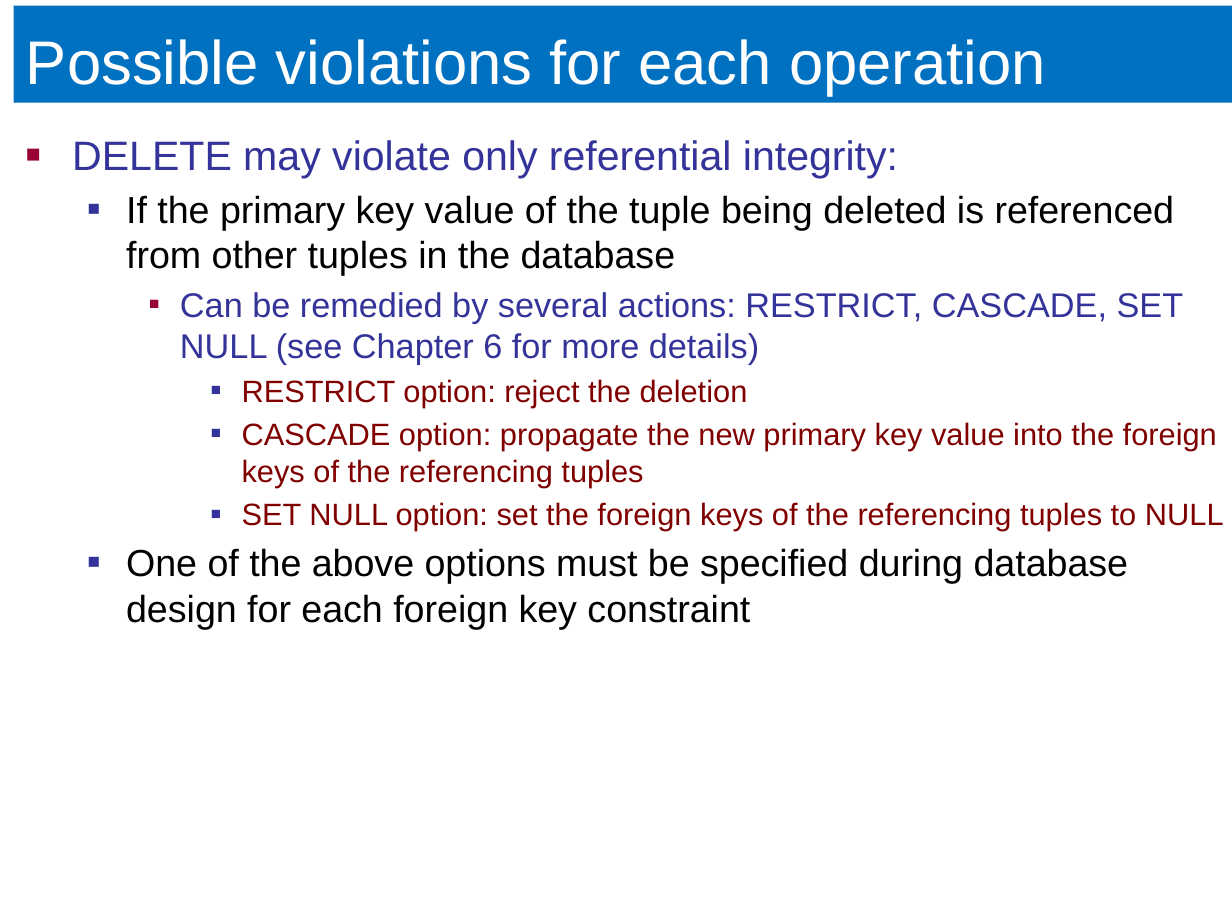
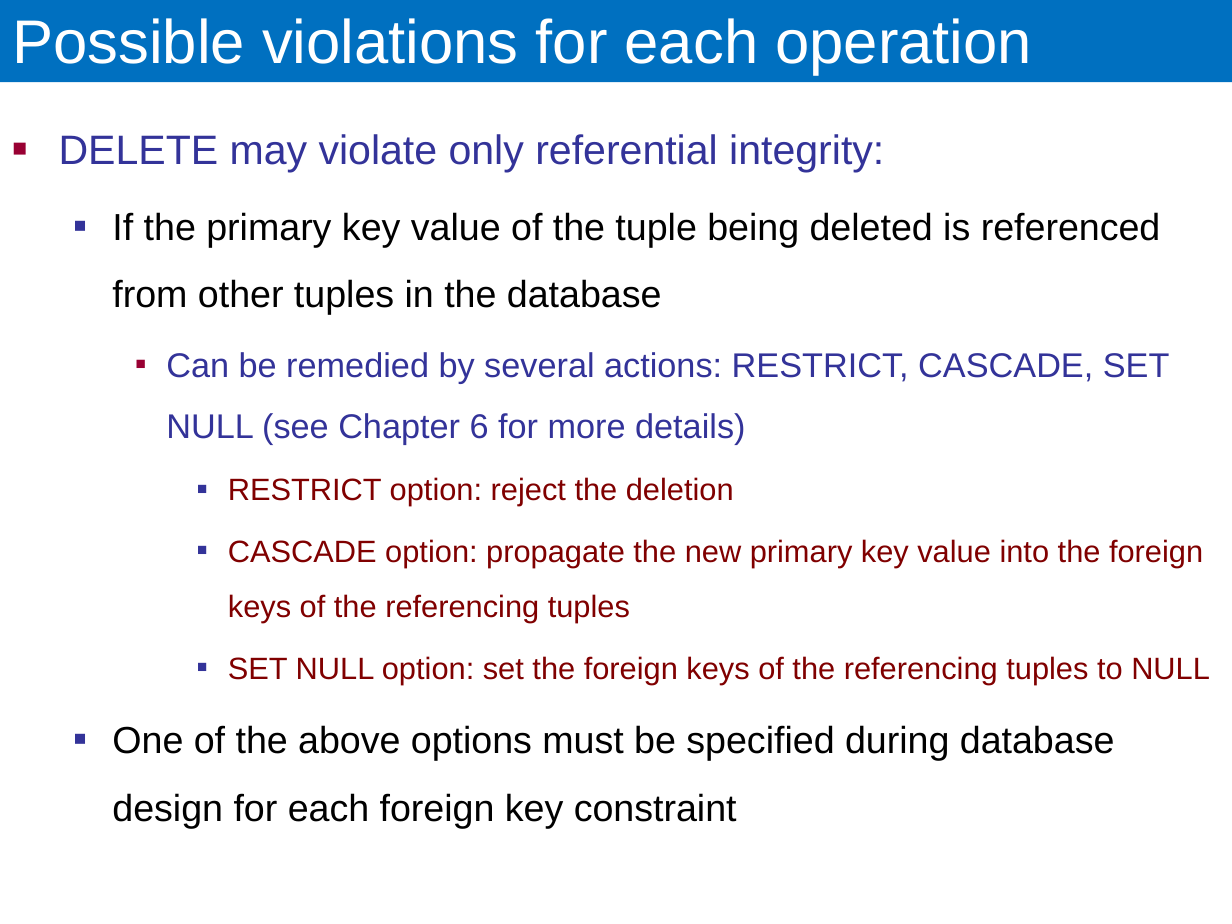
Before and after one commit to ECEG4191/Lecture-Slides, a slide deck: slide 57 of 2. Relational Model.pptx (slide 61 before the commit). Drawn at 1232x924 pixels with LibreOffice and Linux fonts; fonts in the diff are those of the drawing. Boxes give left, top, right and bottom in pixels: in the first picture for what was removed or moved away, otherwise in the second. Text is boxed around its words. In the diff, an @@ line names an element or a change of style, - is before the commit and + after.

```diff
--- a/2. Relational Model.pptx
+++ b/2. Relational Model.pptx
@@ title "Possible violations for each operation": place and size @@
-title "Possible violations for each operation" at [14, 6, 1232, 103]
+title "Possible violations for each operation" at [0, 0, 1232, 83]
@@ text "DELETE may violate only referential ...": place and size @@
-text "DELETE may violate only referential ..." at [72, 140, 1224, 629]
+text "DELETE may violate only referential ..." at [59, 134, 1210, 828]
@@ text "DELETE may violate only referential ..." at [59, 134, 1210, 828]: line spacing 1 to 1.5 @@
```
Also in this commit, not shown: 13 other slides changed, 4 slides removed, 1 other file.
